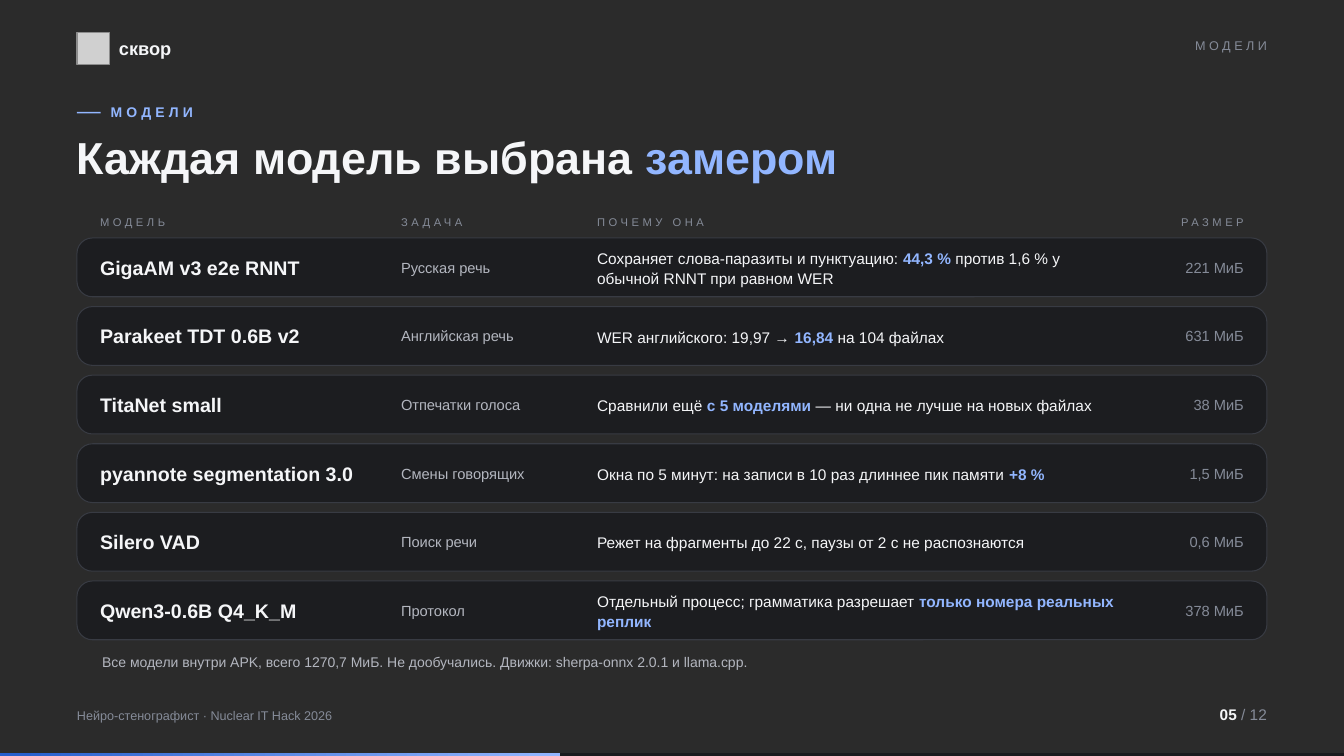
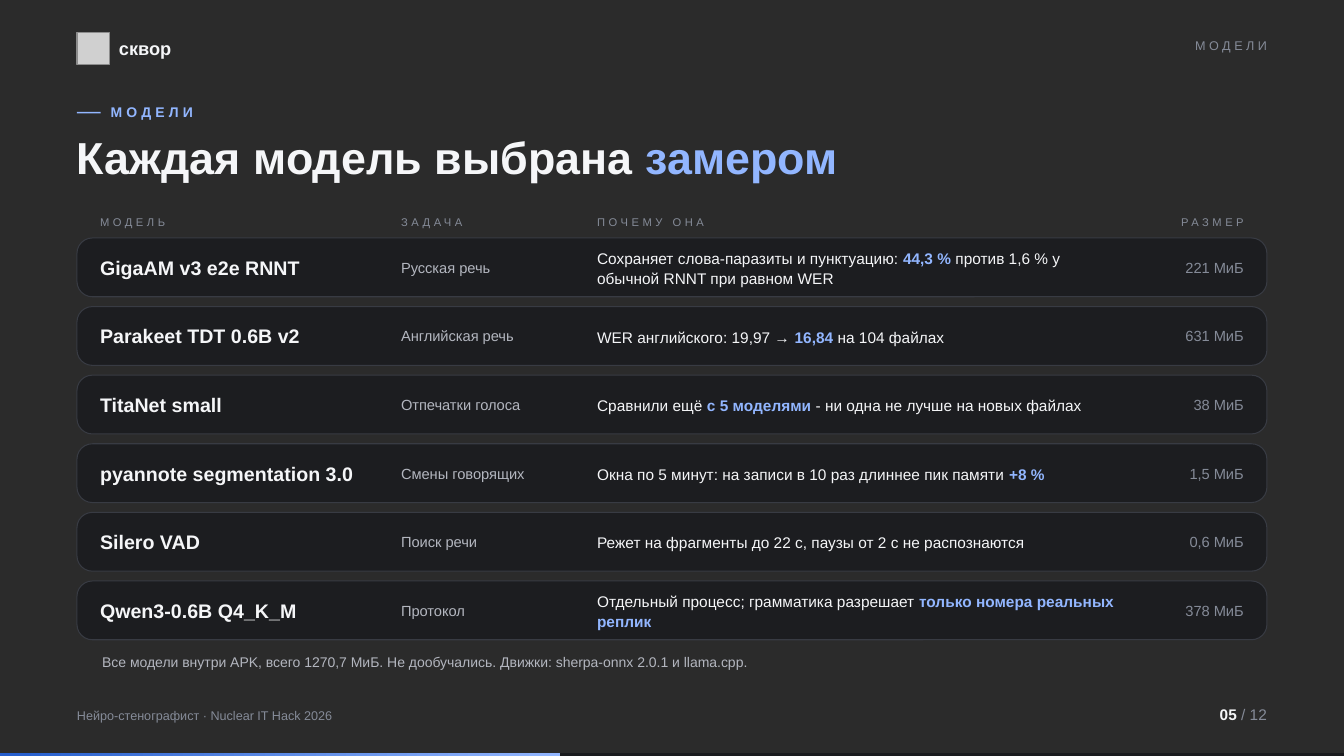
Before and after one commit to jfghmrr/NuclearItHack, a slide deck: slide 5 of artifacts/demo/skvor_presentation.pptx. Drawn at 1344x756 pixels with LibreOffice and Linux fonts; fonts in the diff are those of the drawing; grey boxes stand for pictures; background and template pictures are left out; a plain dark background stands for a picture behind light text. Boxes give left, top, right and bottom in pixels: in the first picture for what was removed or moved away, otherwise in the second. Text is boxed around its words. In the diff, an @@ line names an element or a change of style, - is before the commit and + after.

```diff
--- a/artifacts/demo/skvor_presentation.pptx
+++ b/artifacts/demo/skvor_presentation.pptx
@@ text at (x1=597, y1=399, x2=1081, y2=414): text changed @@
-Сравнили ещё с 5 моделями — ни одна не лучше на новых файлах
+Сравнили ещё с 5 моделями - ни одна не лучше на новых файлах
```
Also in this commit, not shown: 9 other slides changed.
